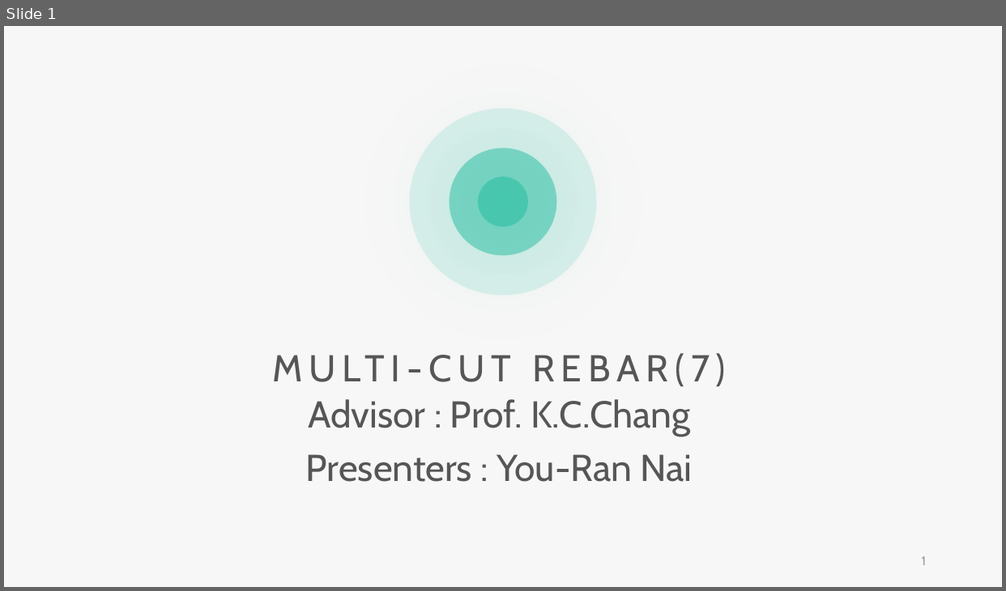
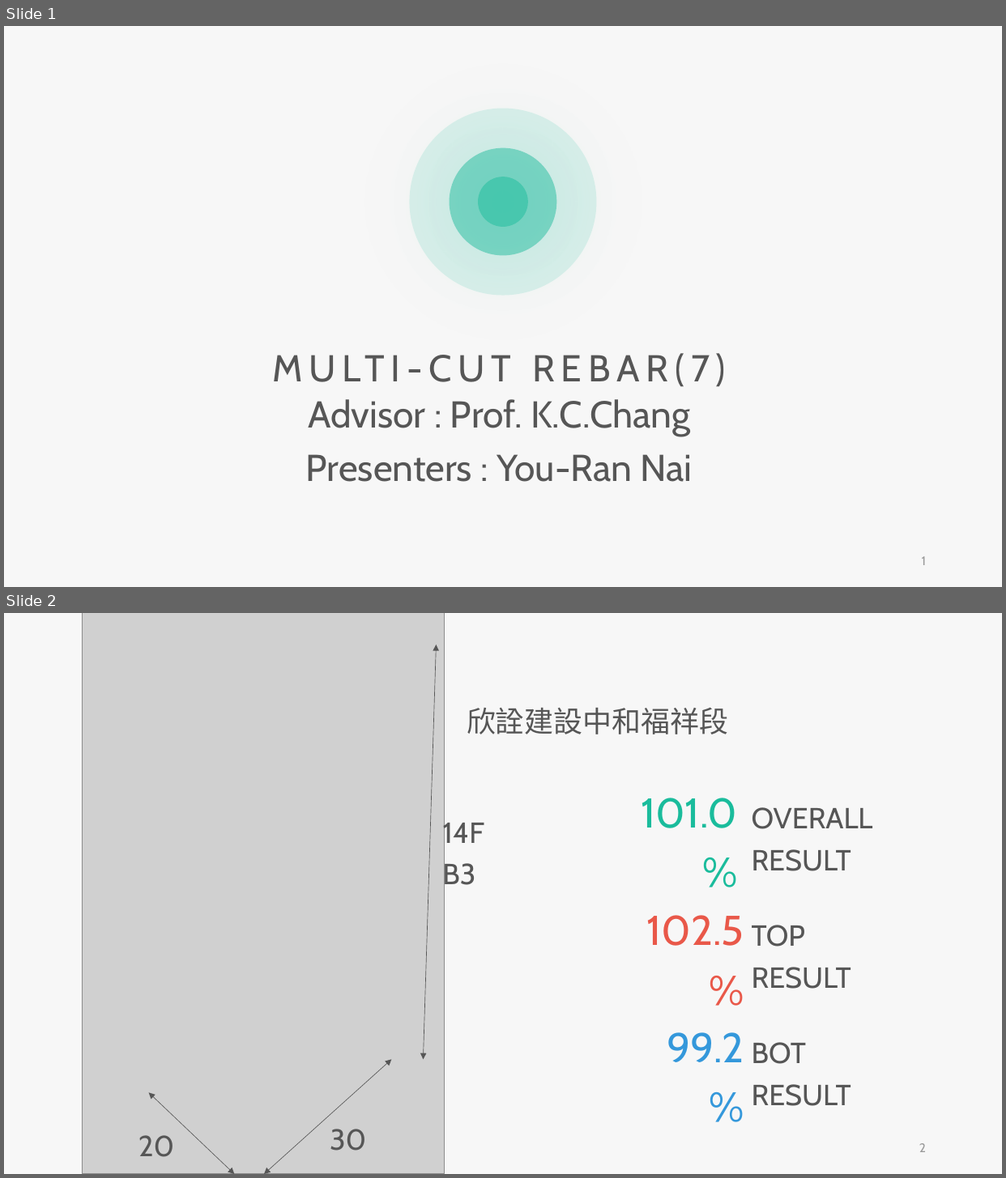
Before and after one commit to skyran1278/VbaProject, a slide deck: 20180126_SmartCut/Meeting/20181206 Meeting/20181206 Meeting.pptx. Shown one above the other, each under a label of ours: slide 1 before the commit, slides 1 and 2 after it. The pictures are 1006x591 and 1006x1178 pixels, drawn with LibreOffice and Linux fonts; fonts in the diff are those of the drawing; grey boxes stand for pictures. Boxes give left, top, right and bottom in pixels: in the first picture for what was removed or moved away, otherwise in the second. Text is boxed around its words. In the diff, an @@ line names an element or a change of style, - is before the commit and + after.

```diff
--- a/20180126_SmartCut/Meeting/20181206 Meeting/20181206 Meeting.pptx
+++ b/20180126_SmartCut/Meeting/20181206 Meeting/20181206 Meeting.pptx
@@ slide 2 added at [4, 613, 1002, 1174], background #F7F7F7 @@
@@ picture added at [82, 613, 444, 1174] @@
@@ double arrow added from (436, 645) to (424, 1060), #565656 0.5 pt @@
@@ text added at [467, 708, 728, 735], 28 pt, text #565656 @@
+欣詮建設中和福祥段
@@ text added at [641, 798, 737, 828], 40 pt, text #1ABC9C @@
+101.0%
@@ text added at [442, 819, 484, 892], 28 pt, text #565656 @@
+14F B3
@@ text added at [752, 807, 873, 871], 28 pt, text #565656 @@
+OVERALL RESULT
@@ text added at [647, 915, 744, 946], 40 pt, text #E95849 @@
+102.5%
@@ text added at [752, 925, 851, 989], 28 pt, text #565656 @@
+TOP RESULT
@@ text added at [667, 1033, 744, 1063], 40 pt, text #3498DB @@
+99.2%
@@ text added at [752, 1042, 851, 1106], 28 pt, text #565656 @@
+BOT RESULT
@@ double arrow added from (264, 1174) to (392, 1060), #565656 0.5 pt @@
@@ double arrow added from (148, 1093) to (235, 1174), #565656 0.5 pt @@
@@ text added at [138, 1117, 201, 1162], 28 pt, text #565656 @@
+20m
@@ text added at [330, 1110, 392, 1156], 28 pt, text #565656 @@
+30m
@@ page number added at [919, 1144, 926, 1152], 12 pt, text #9A9A9A @@
+2
```
Also in this commit, not shown: 5 slides changed, 14 other slides added, 16 slides removed, 7 other files.
